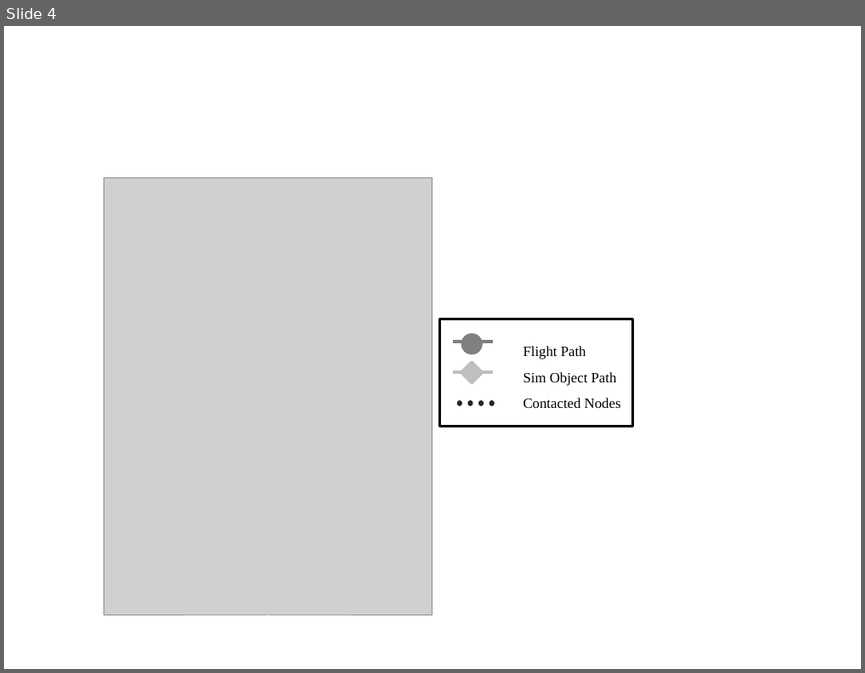
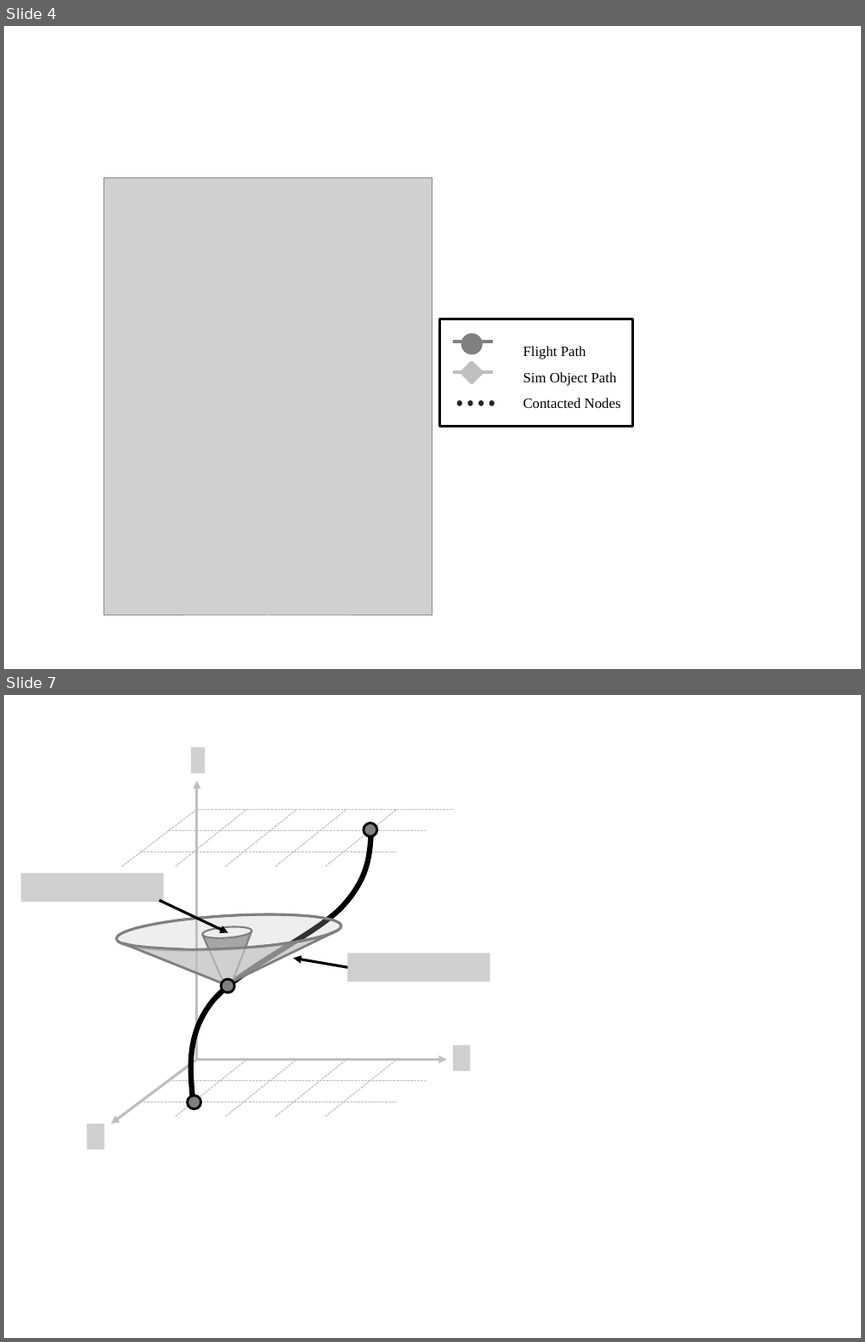
Before and after one commit to Leonardo767/aiaa2019-publication, a slide deck: docs/paper/figs/Diagrams.pptx. Shown one above the other, each under a label of ours: slide 4 before the commit, slides 4 and 7 after it; the slides between them are not shown. The pictures are 865x673 and 865x1342 pixels, drawn with LibreOffice and Linux fonts; fonts in the diff are those of the drawing; grey boxes stand for pictures. Boxes give left, top, right and bottom in pixels: in the first picture for what was removed or moved away, otherwise in the second. Text is boxed around its words. In the diff, an @@ line names an element or a change of style, - is before the commit and + after.

```diff
--- a/docs/paper/figs/Diagrams.pptx
+++ b/docs/paper/figs/Diagrams.pptx
@@ slide 7 added at (4,695,861,1338), background #FFFFFF @@
@@ picture added at (191,747,205,773) @@
@@ arrow added from (197, 1059) to (197, 781), #BFBFBF 2.25 pt @@
@@ group added at (122,809,454,867): 8 lines @@
@@ freeform shape added at (191,831,370,1102), outline #000000 4.5 pt @@
@@ ellipse added at (363,823,376,836), fill #808080, outline #000000 2 pt @@
@@ picture added at (21,873,164,902) @@
@@ ellipse added at (115,908,342,955), fill #BFBFBF at 26% opacity, outline #808080 2 pt @@
@@ ellipse added at (115,909,342,956), outline #808080 2 pt @@
@@ arrow added from (159, 900) to (228, 932), #000000 2.25 pt @@
@@ freeform shape added at (122,930,336,985), fill #BFBFBF at 72% opacity, outline #808080 2 pt @@
@@ ellipse added at (201,925,252,940), outline #808080 1.5 pt @@
@@ line added from (202, 934) to (222, 981), #808080 1.5 pt @@
@@ freeform shape added at (204,931,252,950), fill #A6A6A6 @@
@@ line added from (251, 930) to (233, 981), #808080 1.5 pt @@
@@ arrow added from (347, 968) to (293, 958), #000000 2.25 pt @@
@@ picture added at (347,953,490,982) @@
@@ ellipse added at (221,979,234,993), fill #808080, outline #000000 2 pt @@
@@ picture added at (453,1044,470,1071) @@
@@ arrow added from (197, 1059) to (111, 1123), #BFBFBF 2.25 pt @@
@@ arrow added from (197, 1059) to (447, 1059), #BFBFBF 2.25 pt @@
@@ group added at (139,1059,426,1117): 6 lines @@
@@ ellipse added at (188,1095,201,1109), fill #808080, outline #000000 2 pt @@
@@ picture added at (87,1123,104,1149) @@
```
Also in this commit, not shown: 2 other slides added, 3 other files.
